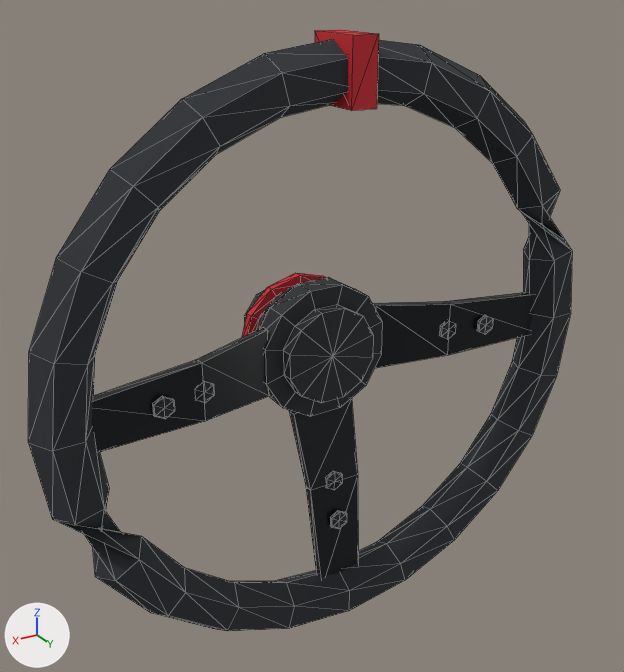
Before and after pictures for a commit that changed the glTF model assets/parts/interior/gripline/gripline_350_suede/hana_roadster.glb.
Rendered twice from a 50 mm lens placed at (0.267, 0.489, 0.227), pointed at (0.009, 0.059, 0.012). Every picture has the same lights, and +X, +Y and +Z are marked at lower left. The picture after the commit comes second. Mesh edges are drawn as thin lines. Vertices at exactly the same position are counted once.

The first picture shows 'model'.
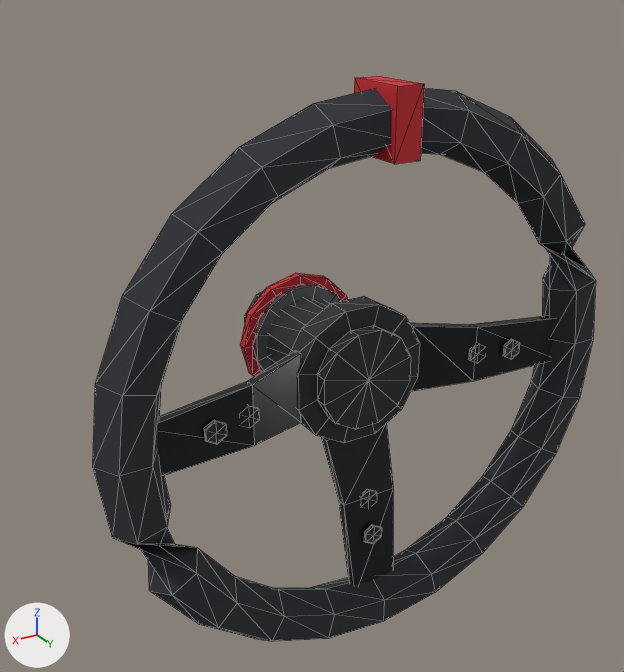
The edits, one by one:
me_model is used by ob_model.
me_model had 424 vertices, 796 faces and spanned x -0.99..0.99, y -0.26..0.26, z -1.0..1.0.
me_model now has 424 vertices, 796 faces and spans x -0.99..0.99, y -0.4..0.4, z -1.0..1.0.
me_model part 1: the loose piece of 14 vertices spanning x 0.43..0.5, y 0.12..0.13, z -0.04..0.03 is moved by (0.01, 0.13, 0.0).
me_model part 2: the loose piece of 14 vertices spanning x 0.58..0.64, y 0.15..0.16, z -0.04..0.03 is moved by (0.0, 0.14, 0.0).
me_model part 3: the loose piece of 14 vertices spanning x -0.5..-0.43, y 0.12..0.13, z -0.04..0.03 is moved by (-0.01, 0.13, 0.0).
me_model part 4: the loose piece of 14 vertices spanning x -0.64..-0.58, y 0.15..0.16, z -0.04..0.03 is moved by (0.0, 0.14, 0.0).
me_model part 5: the loose piece of 14 vertices spanning x -0.03..0.03, y 0.12..0.13, z -0.51..-0.43 is moved by (0.0, 0.13, -0.01).
me_model part 6: the loose piece of 14 vertices spanning x -0.03..0.03, y 0.15..0.16, z -0.65..-0.58 is moved by (0.0, 0.14, 0.0).
me_model part 7: the loose piece of 26 vertices spanning x -0.18..0.18, y -0.15..-0.08, z -0.19..0.17 is scaled about its middle by 1.12, then moved by (0.0, -0.13, 0.0).
me_model part 8: the loose piece of 48 vertices spanning x -0.22..0.22, y -0.13..-0.1, z -0.22..0.21 is scaled about its middle by (1.12, 1.13, 1.12), then moved by (0.0, -0.13, 0.0).
me_model part 9: the loose piece of 8 vertices spanning x -0.04..0.04, y 0.06..0.26, z 0.8..1.0 is scaled about its middle by 1.12, then moved by (0.0, 0.14, -0.01).
me_model part 10: 258 of 424 vertices moved; they spanned x -0.99..0.99, y -0.26..0.23, z -1.0..0.99 and now span x -0.99..0.99, y -0.4..0.38, z -1.0..0.99; mean shift (0.0, 0.12, 0.0); largest move (0.0, -0.26, -0.15) -> (0.0, -0.4, -0.17).
Object 'model' (ob_model) moves from (0.0, 0.0495, 0.001) to (0.0, 0.0695, 0.001).
Object 'model' (ob_model) is rescaled from (0.193, 0.193, 0.193) to (0.172, 0.172, 0.172).

Pixel boxes [x1, y1, x2, y2] of what changed, in the pictures (624 x 672 px; the box of a moved part takes in the faces that stretch with it):
'model', reshaped, moved, rescaled (8% narrower): before [28, 29, 572, 631]; after [93, 76, 596, 642]
part 1 of me_model, moved or reshaped: before [203, 381, 214, 403]; after [253, 407, 259, 425]
part 2 of me_model, moved or reshaped: before [152, 396, 175, 419]; after [204, 420, 227, 444]
part 3 of me_model, moved or reshaped: before [439, 321, 450, 340]; after [469, 347, 476, 362]
part 4 of me_model, moved or reshaped: before [477, 315, 493, 334]; after [503, 339, 520, 360]
part 5 of me_model, moved or reshaped: before [326, 471, 342, 484]; after [361, 489, 377, 499]
part 6 of me_model, moved or reshaped: before [330, 510, 347, 529]; after [364, 525, 382, 544]
part 7 of me_model, moved or reshaped (mostly hidden before): before [255, 288, 291, 331]; after [253, 284, 340, 371]
part 8 of me_model, moved or reshaped: before [242, 273, 327, 337]; after [240, 273, 348, 376]
part 9 of me_model, moved or reshaped: before [315, 29, 379, 111]; after [354, 76, 424, 164]
part 10 of me_model, moved or reshaped: before [28, 39, 572, 631]; after [93, 88, 596, 642]
